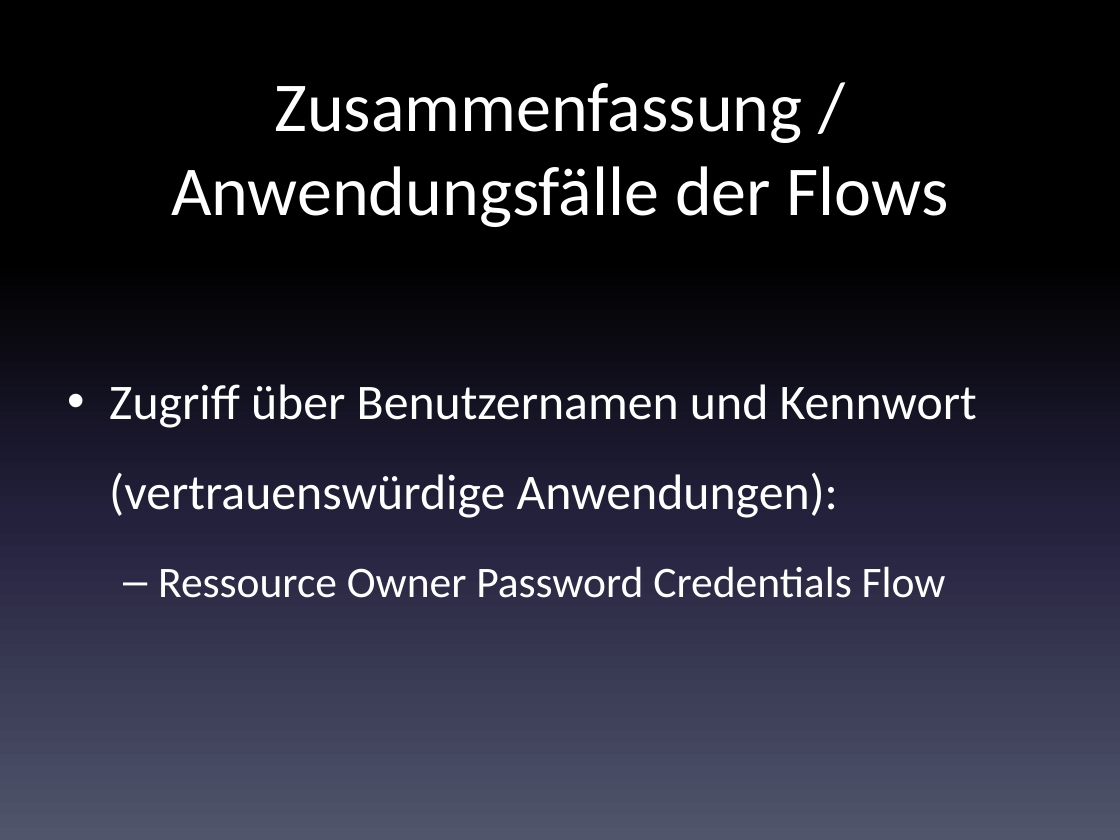
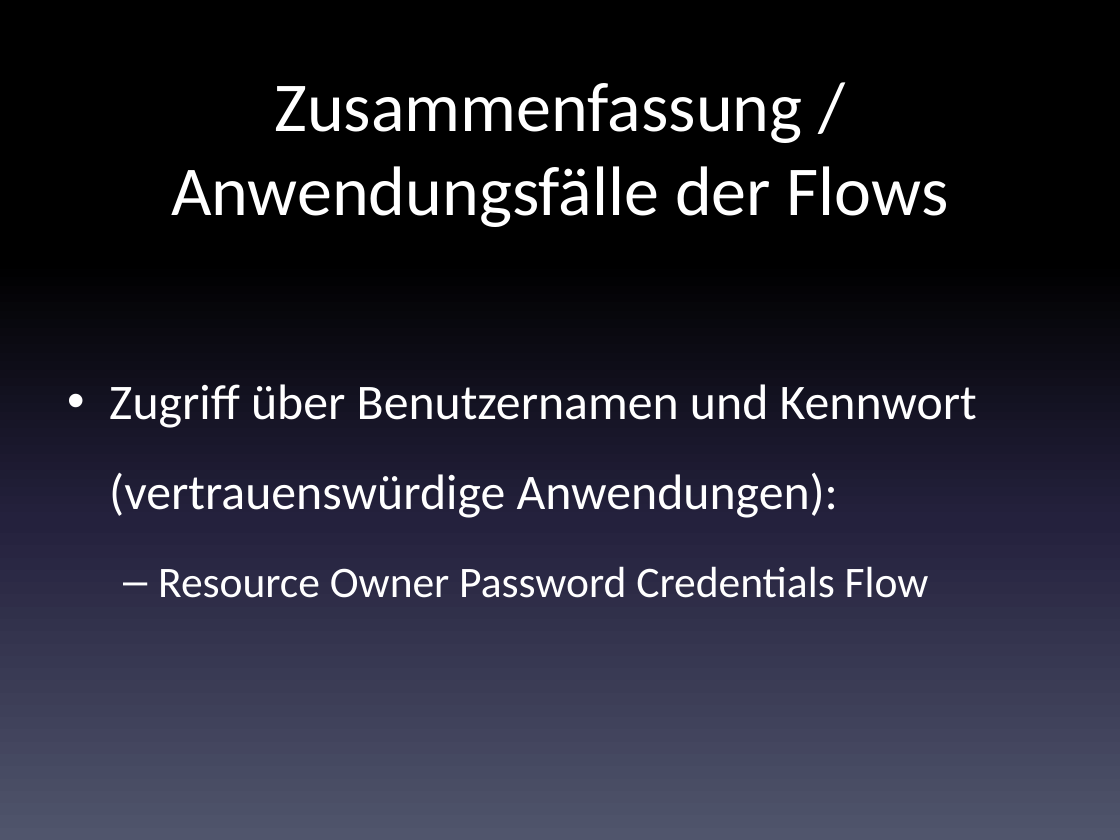
Before and after one commit to code-nirvana/oauth2_opidc_dwx2014, a slide deck: slide 65 of OAuth2_OpenIdConnect.pptx (slide 82 before the commit). Drawn at 1120x840 pixels with LibreOffice and Linux fonts; fonts in the diff are those of the drawing. Boxes give left, top, right and bottom in pixels: in the first picture for what was removed or moved away, otherwise in the second. Text is boxed around its words. In the diff, an @@ line names an element or a change of style, - is before the commit and + after.

```diff
--- a/OAuth2_OpenIdConnect.pptx
+++ b/OAuth2_OpenIdConnect.pptx
@@ text at (x1=158, y1=566, x2=929, y2=598): text changed @@
-  – Ressource Owner Password Credentials Flow
+  – Resource Owner Password Credentials Flow
```
Also in this commit, not shown: 24 other slides changed, 2 slides added, 22 slides removed.
